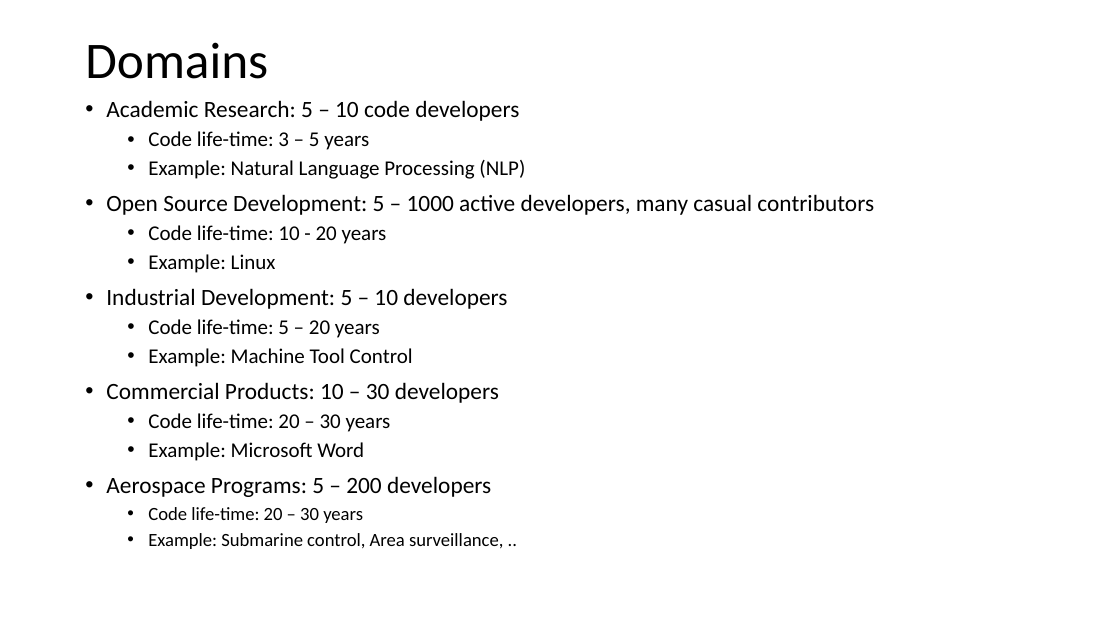
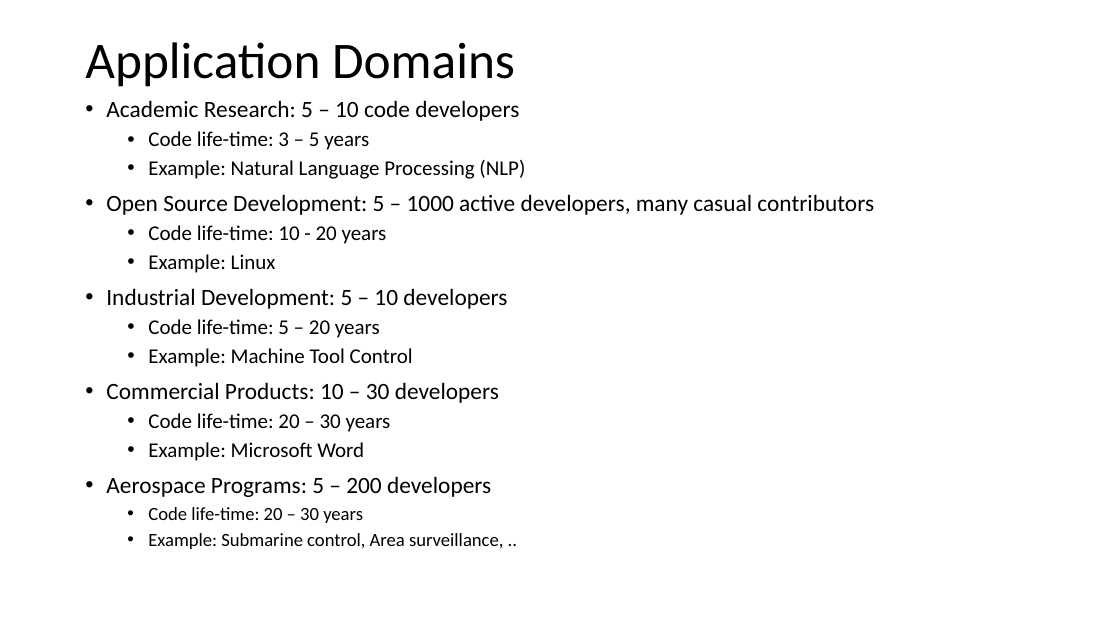
Before and after one commit to JimFawcett/JimFawcett.github.io, a slide deck: slide 2 of Resources/PublishingSourceCode.pptx. Drawn at 1120x630 pixels with LibreOffice and Linux fonts; fonts in the diff are those of the drawing. Boxes give left, top, right and bottom in pixels: in the first picture for what was removed or moved away, otherwise in the second. Text is boxed around its words. In the diff, an @@ line names an element or a change of style, - is before the commit and + after.

```diff
--- a/Resources/PublishingSourceCode.pptx
+++ b/Resources/PublishingSourceCode.pptx
@@ title at (x1=85, y1=42, x2=515, y2=87): text changed @@
-Domains
+Application Domains
```
Also in this commit, not shown: 3 other slides changed.
